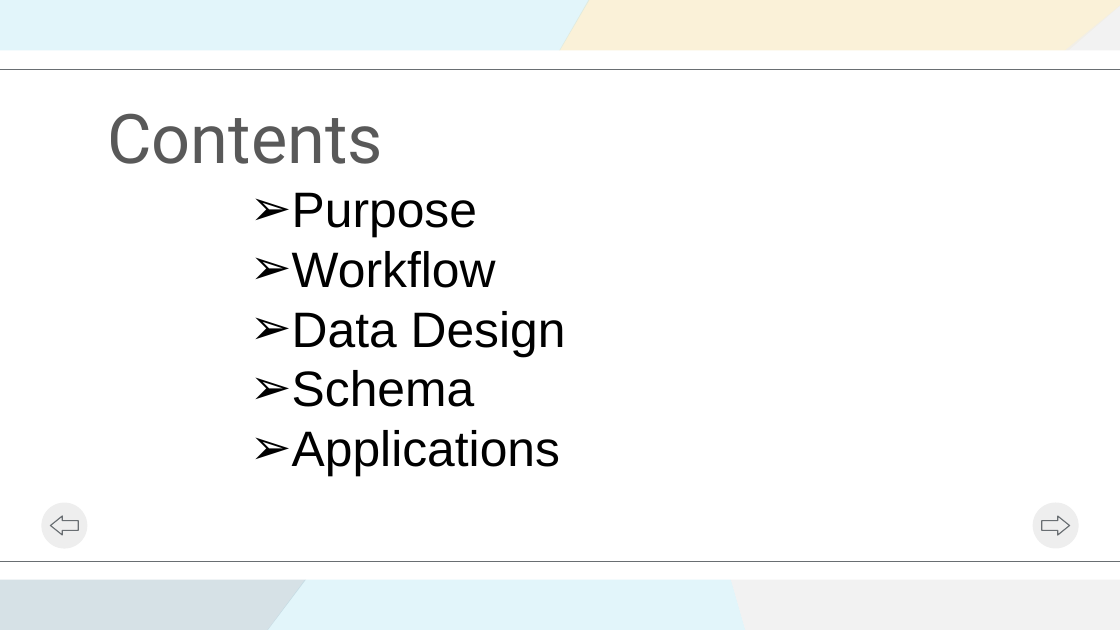
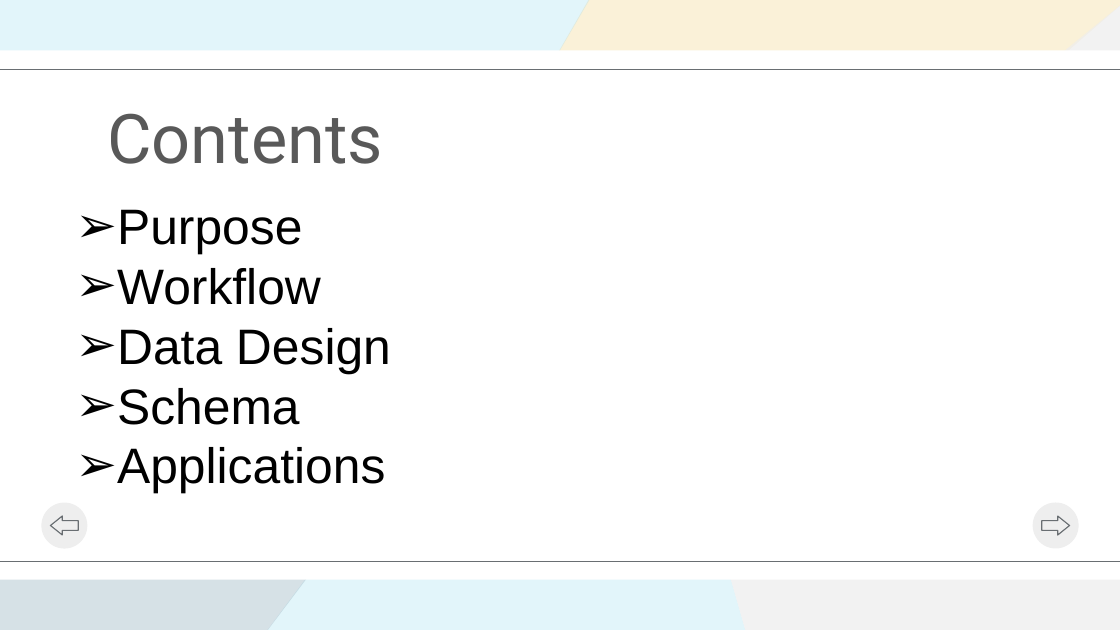
Before and after one commit to xiaoyanhouston/EPPS6354, a slide deck: slide 3 of proposal_xiaoyan6354.pptx (slide 2 before the commit). Drawn at 1120x630 pixels with LibreOffice and Linux fonts; fonts in the diff are those of the drawing; background and template pictures are left out. Boxes give left, top, right and bottom in pixels: in the first picture for what was removed or moved away, otherwise in the second. Text is boxed around its words. In the diff, an @@ line names an element or a change of style, - is before the commit and + after.

Commit message:
add

```diff
--- a/proposal_xiaoyan6354.pptx
+++ b/proposal_xiaoyan6354.pptx
@@ text "Purpose": place and size @@
-text "Purpose" at box(292, 192, 566, 477)
+text "Purpose" at box(117, 209, 391, 494)
```
Also in this commit, not shown: 2 slides added.
